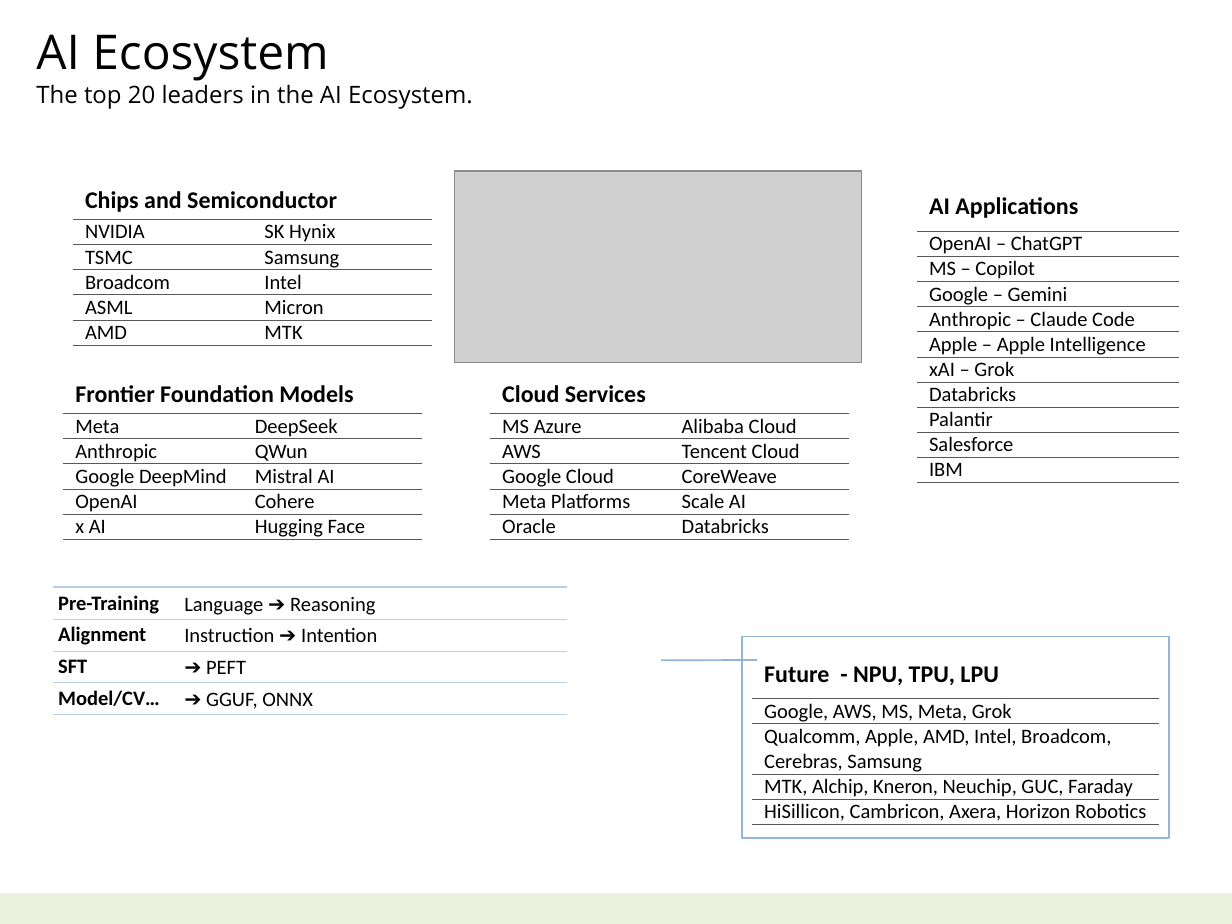
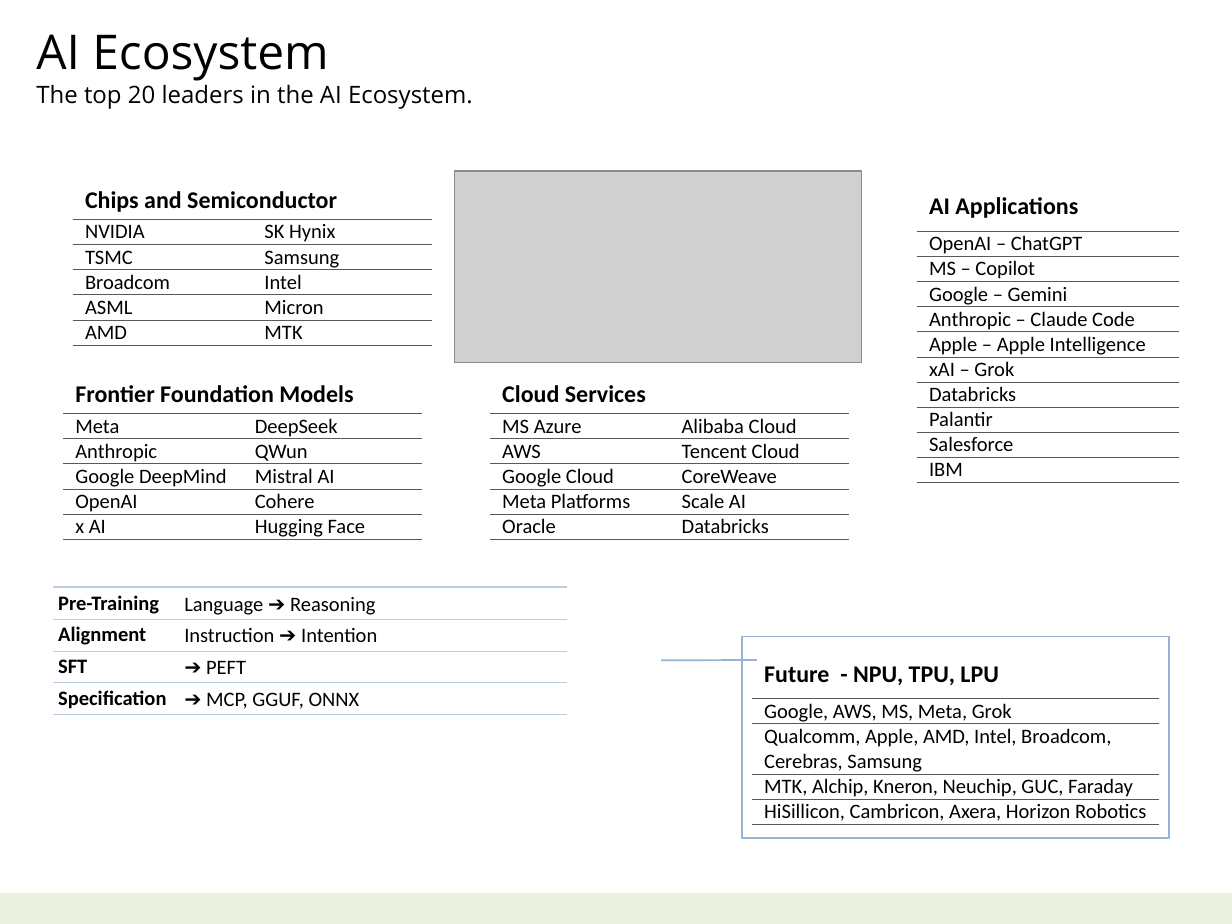
Before and after one commit to navibator/crazy-ai, a slide deck: slide 19 of ai.pptx. Drawn at 1232x924 pixels with LibreOffice and Linux fonts; fonts in the diff are those of the drawing; grey boxes stand for pictures. Boxes give left, top, right and bottom in pixels: in the first picture for what was removed or moved away, otherwise in the second. Text is boxed around its words. In the diff, an @@ line names an element or a change of style, - is before the commit and + after.

```diff
--- a/ai.pptx
+++ b/ai.pptx
@@ table at box(53, 588, 567, 715) @@
-row 4, column 1: Model/CV…
+row 4, column 1: Specification
-row 4, column 2: ➔ GGUF, ONNX
+row 4, column 2: ➔ MCP, GGUF, ONNX
```
Also in this commit, not shown: 1 other slide changed, 1 other file.
